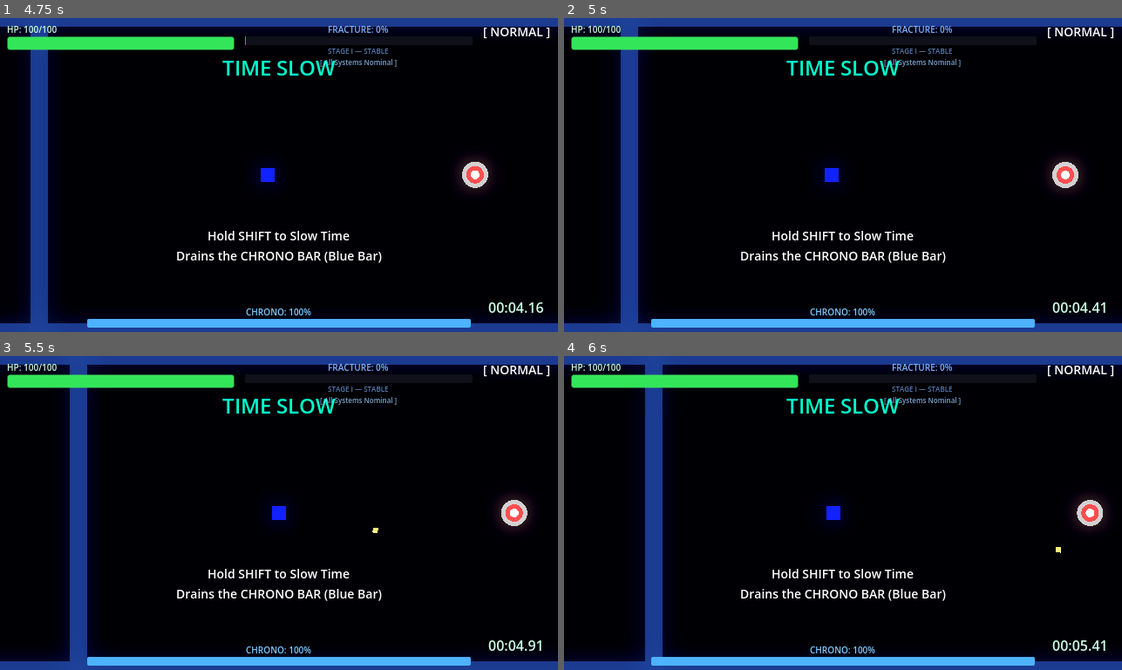
Above: before the commit, frames 1-4 (two rows, left to right).
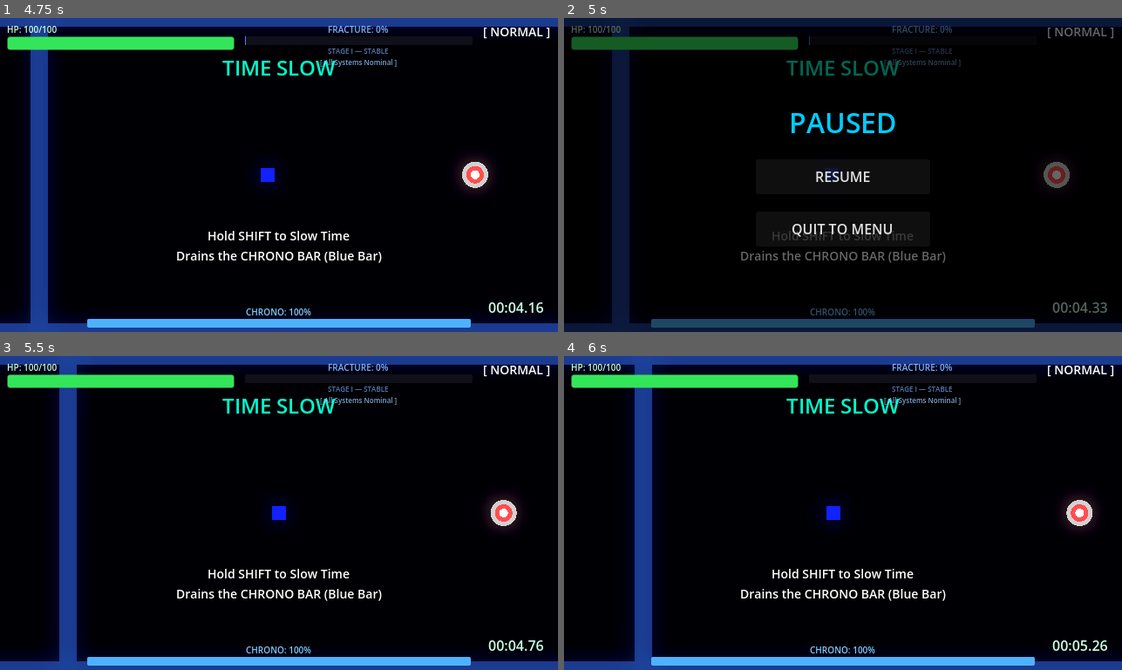
Above: after the commit, the same moments.

Repository: scarf-y/Polychron
Game: Godot game, scene res://scenes/ui/main_menu.tscn
The game is run twice, just before and just after one commit, with the same random seed, the same clock (stepped at 60 frames per second) and the same inputs.
Inputs (mouse positions are in pixels of both pictures, inside the frame that each line leads up to):
- Up to frame 1 (4.75 s): click "INITIATE TUTORIAL" at 0.5 s; tap Enter at 1.25 s; move the mouse to (401, 159) at 1.27 s; hold D (move_right) 1.28-2.03 s; tap Q (dash) at 1.35 s; move the mouse to (167, 190) at 2.02 s; hold S (move_down) 2.03-2.78 s; click (167, 190) at 2.1 s; move the mouse to (334, 105) at 2.77 s; hold D (move_right) 2.78-3.53 s; tap E (time_erase) at 2.85 s; move the mouse to (251, 237) at 3.52 s; hold W (move_up) 3.53-4.28 s; tap Shift (time_slow) at 3.6 s; move the mouse to (446, 222) at 4.27 s; hold A (move_left) from 4.28 s (still down); tap Space (time_stop) at 4.35 s
- Up to frame 2 (5 s): keep holding A (move_left); tap Escape (ui_cancel) at 4.9 s
- Up to frame 3 (5.5 s): release A (move_left) at 5 s; click (279, 516) at 5 s, where only the run after the commit has a clickable "RESUME"
- Up to frame 4 (6 s): move the mouse to (675, 465) at 5.77 s; hold A (move_left) from 5.78 s (still down); tap Enter at 5.85 s

Frame 1 is identical in both runs. In frame 2, 16% of the frame differs, in the area x 0-100%, y 0-100%; in frame 3, 4.0%; in frame 4, 4.0%.

Commit message:
feat: implement Pause Menu with ESC toggle, game freezing, and quit confirmation

Diff:
--- /dev/null
+++ b/scenes/ui/pause_menu.tscn
@@ -0,0 +1,82 @@
+[gd_scene load_steps=2 format=3]
+
+[ext_resource type="Script" path="res://scripts/pause_menu.gd" id="1_script"]
+
+[node name="PauseMenu" type="CanvasLayer"]
+process_mode = 3
+layer = 110
+script = ExtResource("1_script")
+
+[node name="Dimmer" type="ColorRect" parent="."]
+anchors_preset = 15
+anchor_right = 1.0
+anchor_bottom = 1.0
+grow_horizontal = 2
+grow_vertical = 2
+color = Color(0, 0, 0, 0.6)
+
+[node name="CenterContainer" type="CenterContainer" parent="."]
+anchors_preset = 15
+anchor_right = 1.0
+anchor_bottom = 1.0
+grow_horizontal = 2
+grow_vertical = 2
+
+[node name="MenuVBox" type="VBoxContainer" parent="CenterContainer"]
+layout_mode = 2
+theme_override_constants/separation = 20
+
+[node name="Title" type="Label" parent="CenterContainer/MenuVBox"]
+layout_mode = 2
+theme_override_colors/font_color = Color(0, 0.8, 1, 1)
+theme_override_font_sizes/font_size = 32
+text = "PAUSED"
+horizontal_alignment = 1
+
+[node name="ResumeButton" type="Button" parent="CenterContainer/MenuVBox"]
+custom_minimum_size = Vector2(200, 40)
+layout_mode = 2
+text = "RESUME"
+
+[node name="MenuButton" type="Button" parent="CenterContainer/MenuVBox"]
+custom_minimum_size = Vector2(200, 40)
+layout_mode = 2
+text = "QUIT TO MENU"
+
+[node name="ConfirmPanel" type="PanelContainer" parent="CenterContainer"]
+visible = false
+custom_minimum_size = Vector2(300, 150)
+layout_mode = 2
+
+[node name="VBox" type="VBoxContainer" parent="CenterContainer/ConfirmPanel"]
+layout_mode = 2
+theme_override_constants/separation = 15
+alignment = 1
+
+[node name="Warning" type="Label" parent="CenterContainer/ConfirmPanel/VBox"]
+layout_mode = 2
+theme_override_colors/font_color = Color(1, 0.3, 0.3, 1)
+theme_override_font_sizes/font_size = 14
+text = "ABANDON SEQUENCE?
+(Current run progress will be lost)"
+horizontal_alignment = 1
+
+[node name="HBox" type="HBoxContainer" parent="CenterContainer/ConfirmPanel/VBox"]
+layout_mode = 2
+theme_override_constants/separation = 20
+alignment = 1
+
+[node name="ConfirmQuit" type="Button" parent="CenterContainer/ConfirmPanel/VBox/HBox"]
+custom_minimum_size = Vector2(100, 35)
+layout_mode = 2
+text = "YES"
+
+[node name="CancelQuit" type="Button" parent="CenterContainer/ConfirmPanel/VBox/HBox"]
+custom_minimum_size = Vector2(100, 35)
+layout_mode = 2
+text = "NO"
+
+[connection signal="pressed" from="CenterContainer/MenuVBox/ResumeButton" to="." method="_on_resume_pressed"]
+[connection signal="pressed" from="CenterContainer/MenuVBox/MenuButton" to="." method="_on_menu_pressed"]
+[connection signal="pressed" from="CenterContainer/ConfirmPanel/VBox/HBox/ConfirmQuit" to="." method="_on_confirm_quit_pressed"]
+[connection signal="pressed" from="CenterContainer/ConfirmPanel/VBox/HBox/CancelQuit" to="." method="_on_cancel_quit_pressed"]
--- a/scripts/hud.gd
+++ b/scripts/hud.gd
@@ -21,6 +21,9 @@
 var _lockdown_pulse_tween: Tween = null
 var _player_ref: Node = null
 
+var pause_menu_scene: PackedScene = preload("res://scenes/ui/pause_menu.tscn")
+var pause_menu_instance: Node = null
+
 # State display colors
 const STATE_COLORS := {
 	"NORMAL": Color(1, 1, 1),
@@ -51,6 +54,10 @@
 		fracture_bar.value = TimeManager.fracture_level
 	_update_state_display(TimeManager.current_state)
 
+	# Setup Pause Menu
+	pause_menu_instance = pause_menu_scene.instantiate()
+	add_child(pause_menu_instance)
+
 	# Find player and connect signals
 	await get_tree().process_frame
 	_player_ref = get_tree().get_first_node_in_group("player")
@@ -59,6 +66,12 @@
 		_update_health(_player_ref.health)
 	if _player_ref and _player_ref.has_signal("player_died"):
 		_player_ref.player_died.connect(_on_player_died)
+
+func _input(event: InputEvent) -> void:
+	if event.is_action_pressed("ui_cancel") or (event is InputEventKey and event.pressed and event.keycode == KEY_ESCAPE):
+		if pause_menu_instance:
+			pause_menu_instance.toggle_pause()
+			get_viewport().set_input_as_handled()
 
 func _build_hud() -> void:
 	# Remove any existing HUDContainer from the .tscn
--- a/scripts/level_bgm.gd
+++ b/scripts/level_bgm.gd
@@ -4,6 +4,7 @@
 ## Routes through "Gameplay" bus so it gets muffled/silenced by time abilities.
 
 func _ready() -> void:
+	process_mode = Node.PROCESS_MODE_ALWAYS
 	bus = "Gameplay"
 	var gs = get_node_or_null("/root/GlobalSettings")
 	if gs and not gs.music_enabled:
--- /dev/null
+++ b/scripts/pause_menu.gd
@@ -0,0 +1,47 @@
+extends CanvasLayer
+
+## Pause Menu logic for The Vector Void.
+## Handles game pause state and UI interactions.
+
+@onready var menu_container = $CenterContainer/MenuVBox
+@onready var confirm_panel = $CenterContainer/ConfirmPanel
+
+func _ready() -> void:
+	process_mode = Node.PROCESS_MODE_ALWAYS
+	visible = false
+	confirm_panel.visible = false
+
+func toggle_pause() -> void:
+	if not get_tree().paused:
+		_pause_game()
+	else:
+		_resume_game()
+
+func _pause_game() -> void:
+	get_tree().paused = true
+	visible = true
+	confirm_panel.visible = false
+	menu_container.visible = true
+
+func _resume_game() -> void:
+	get_tree().paused = false
+	visible = false
+
+func _on_resume_pressed() -> void:
+	GameJuice.play_sfx("res://assets/audio/uiClick.wav")
+	_resume_game()
+
+func _on_menu_pressed() -> void:
+	GameJuice.play_sfx("res://assets/audio/uiClick.wav")
+	menu_container.visible = false
+	confirm_panel.visible = true
+
+func _on_confirm_quit_pressed() -> void:
+	GameJuice.play_sfx("res://assets/audio/uiClick.wav")
+	get_tree().paused = false # Unpause before changing scene
+	GameJuice.transition_to_scene("res://scenes/ui/main_menu.tscn")
+
+func _on_cancel_quit_pressed() -> void:
+	GameJuice.play_sfx("res://assets/audio/uiClick.wav")
+	confirm_panel.visible = false
+	menu_container.visible = true
--- a/scripts/time_manager.gd
+++ b/scripts/time_manager.gd
@@ -106,14 +106,16 @@
 
 # --- Process ---
 func _process(delta: float) -> void:
+	if not game_is_active or get_tree().paused:
+		return
+
 	# We use unscaled delta for gauge management so slowing time
 	# doesn't also slow the gauge drain
 	var real_delta: float = delta
 	if Engine.time_scale > 0.0:
 		real_delta = delta / Engine.time_scale
 
-	if game_is_active:
-		game_time += real_delta
+	game_time += real_delta
 
 	# --- Time Gauge Logic ---
 	match current_state:
